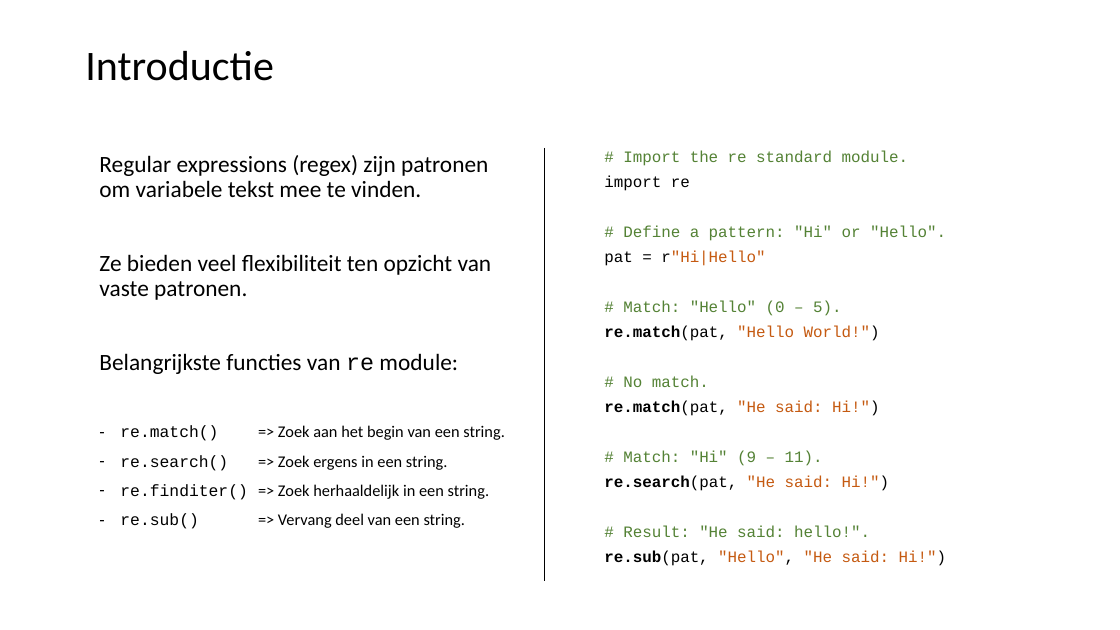
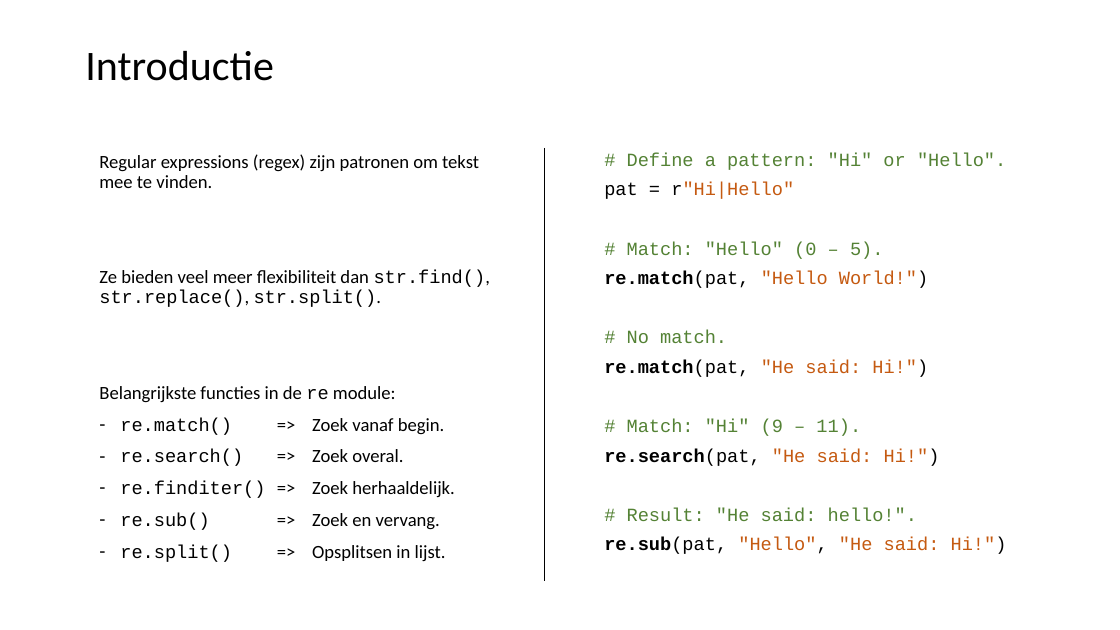
Before and after one commit to LFKoning/knowledge-sharing, a slide deck: slide 17 of python_trainees/5_nlp/python_traineeship_5.pptx. Drawn at 1120x630 pixels with LibreOffice and Linux fonts; fonts in the diff are those of the drawing. Boxes give left, top, right and bottom in pixels: in the first picture for what was removed or moved away, otherwise in the second. Text is boxed around its words. In the diff, an @@ line names an element or a change of style, - is before the commit and + after.

```diff
--- a/python_trainees/5_nlp/python_traineeship_5.pptx
+++ b/python_trainees/5_nlp/python_traineeship_5.pptx
@@ text "# Define a pattern: "Hi" ..." at (x1=604, y1=153, x2=1007, y2=554): size 13.6 to 16 pt; line spacing 0.7 to 0.8 @@
@@ text at (x1=99, y1=154, x2=490, y2=562): text changed; size 14 to 16 pt @@
-Regular expressions (regex) zijn patronen om variabele tekst mee te vinden.
-Ze bieden veel flexibiliteit ten opzicht van vaste patronen.
-Belangrijkste functies van re module:
-– re.match() => Zoek aan het begin van een string.
-– re.search() => Zoek ergens in een string.
-– re.finditer() => Zoek herhaaldelijk in een string.
-– re.sub() => Vervang deel van een string.
+Regular expressions (regex) zijn patronen om tekst mee te vinden.
+Ze bieden veel meer flexibiliteit dan str.find(), str.replace(), str.split().
+Belangrijkste functies in de re module:
+– re.match() => Zoek vanaf begin.
+– re.search() => Zoek overal.
+– re.finditer() => Zoek herhaaldelijk.
+– re.sub() => Zoek en vervang.
+– re.split() => Opsplitsen in lijst.
@@ text at (x1=604, y1=150, x2=909, y2=191): paragraphs removed @@
-# Import the re standard module.
-import re
```
Also in this commit, not shown: 16 other slides changed, 9 other files.
